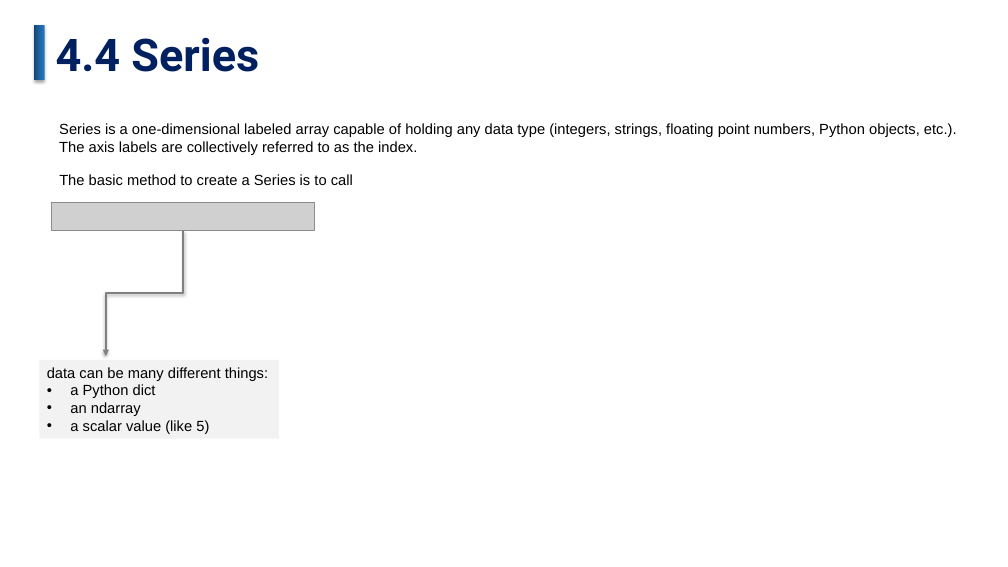
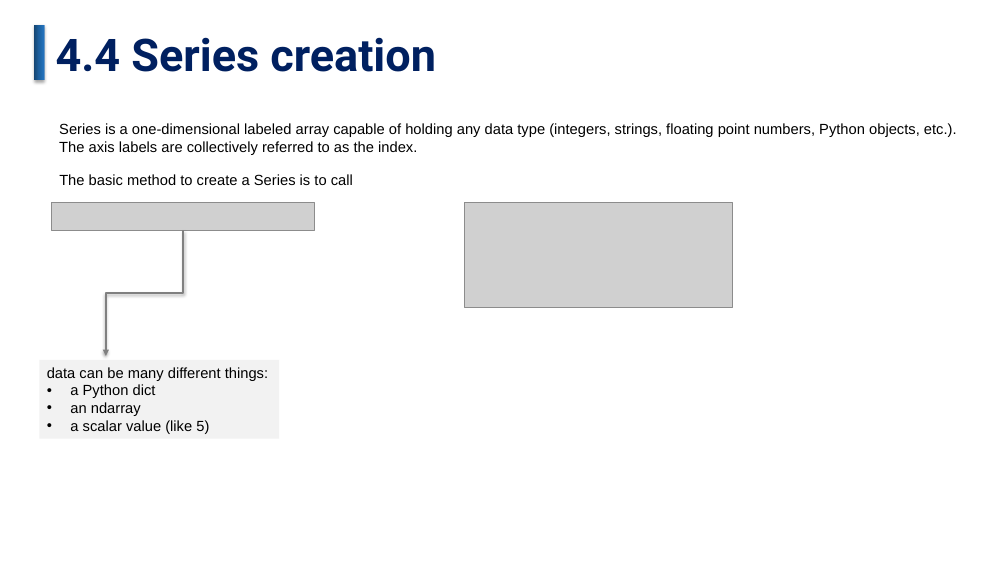
Before and after one commit to JasonZhangHub/DataAnalysiswithPython-FullCourseForBeginners, a slide deck: slide 40 of Data Analysis with Python-Full Course for Beginners.pptx. Drawn at 1008x567 pixels with LibreOffice and Linux fonts; fonts in the diff are those of the drawing; grey boxes stand for pictures. Boxes give left, top, right and bottom in pixels: in the first picture for what was removed or moved away, otherwise in the second. Text is boxed around its words. In the diff, an @@ line names an element or a change of style, - is before the commit and + after.

Commit message:
slides-2021-04-02

```diff
--- a/Data Analysis with Python-Full Course for Beginners.pptx
+++ b/Data Analysis with Python-Full Course for Beginners.pptx
@@ text at [56,37,436,72]: text changed @@
-4.4 Series
+4.4 Series creation
@@ picture added at [464,203,733,308] @@
```
Also in this commit, not shown: 4 other slides changed, 13 slides added.
